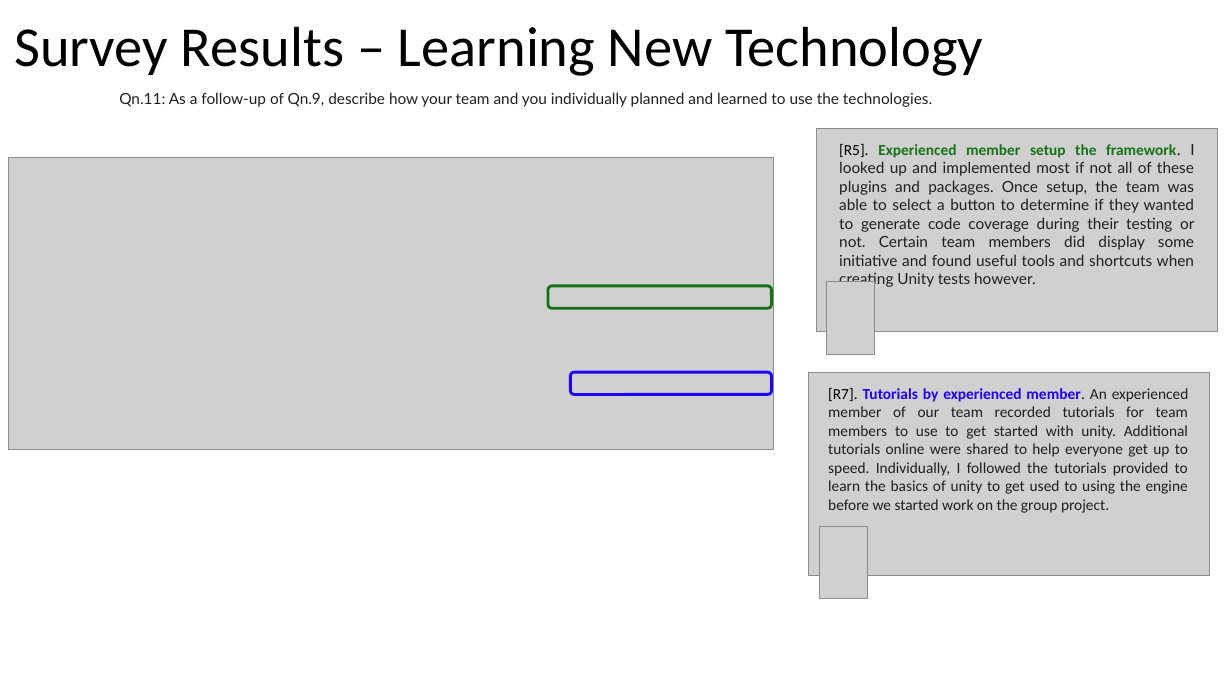
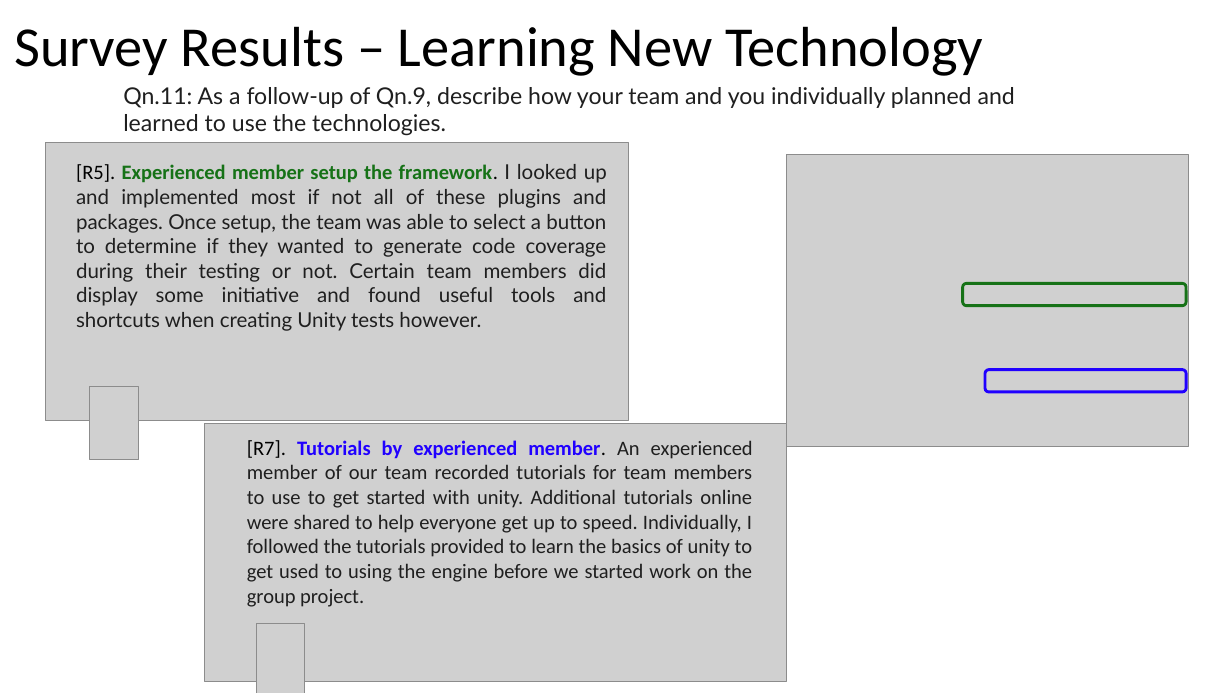
Before and after one commit to johnxu21/johnxu21.github.io, a slide deck: slide 27 of teaching/CS472/Timetable/Survey_Presentation.pptx (slide 20 before the commit). Drawn at 1232x693 pixels with LibreOffice and Linux fonts; fonts in the diff are those of the drawing; grey boxes stand for pictures. Boxes give left, top, right and bottom in pixels: in the first picture for what was removed or moved away, otherwise in the second. Text is boxed around its words. In the diff, an @@ line names an element or a change of style, - is before the commit and + after.

```diff
--- a/teaching/CS472/Timetable/Survey_Presentation.pptx
+++ b/teaching/CS472/Timetable/Survey_Presentation.pptx
@@ text "Qn.11: As a follow-up of ..." at box(123, 87, 1015, 136): size 12 to 18 pt @@
@@ picture: place and size @@
-picture at box(816, 128, 1217, 332)
+picture at box(46, 143, 628, 421)
@@ text "[R5]. Experienced member setup the ..." at box(76, 164, 607, 331): size 12 to 16 pt @@
@@ text "[R5]. Experienced member setup the ...": place and size @@
-text "[R5]. Experienced member setup the ..." at box(839, 144, 1194, 287)
+text "[R5]. Experienced member setup the ..." at box(76, 164, 607, 331)
@@ picture: place and size @@
-picture at box(8, 157, 774, 449)
+picture at box(787, 155, 1188, 447)
@@ rounded rectangle: place and size @@
-rounded rectangle at box(548, 286, 772, 308)
+rounded rectangle at box(963, 284, 1187, 306)
@@ picture: place and size @@
-picture at box(826, 282, 875, 355)
+picture at box(90, 386, 139, 459)
@@ rounded rectangle: place and size @@
-rounded rectangle at box(570, 372, 772, 395)
+rounded rectangle at box(985, 370, 1187, 392)
@@ picture: place and size @@
-picture at box(809, 372, 1210, 576)
+picture at box(205, 423, 787, 681)
@@ text "[R7]. Tutorials by experienced member. ...": place and size @@
-text "[R7]. Tutorials by experienced member. ..." at box(828, 388, 1189, 513)
+text "[R7]. Tutorials by experienced member. ..." at box(247, 440, 753, 607)
@@ text "[R7]. Tutorials by experienced member. ..." at box(247, 440, 753, 607): size 12 to 16 pt @@
@@ picture: place and size @@
-picture at box(820, 526, 869, 599)
+picture at box(256, 623, 305, 693)
```
Also in this commit, not shown: 11 other slides changed, 9 slides added, 1 slide removed, 1 other file.
